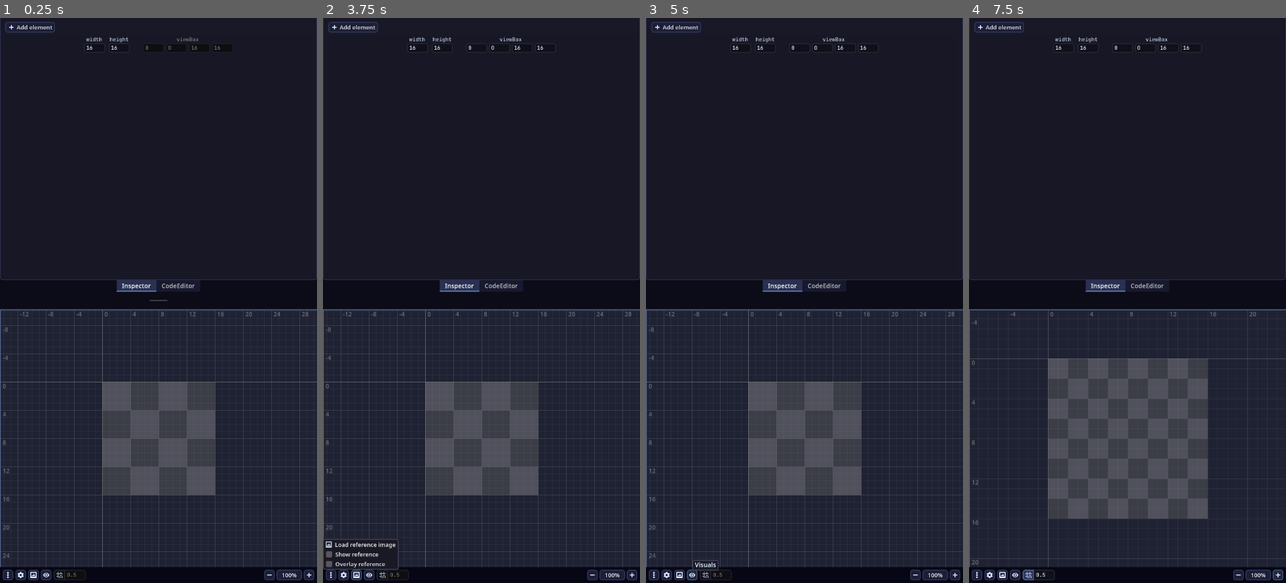
Above: before the commit, frames 1-4 (left to right).
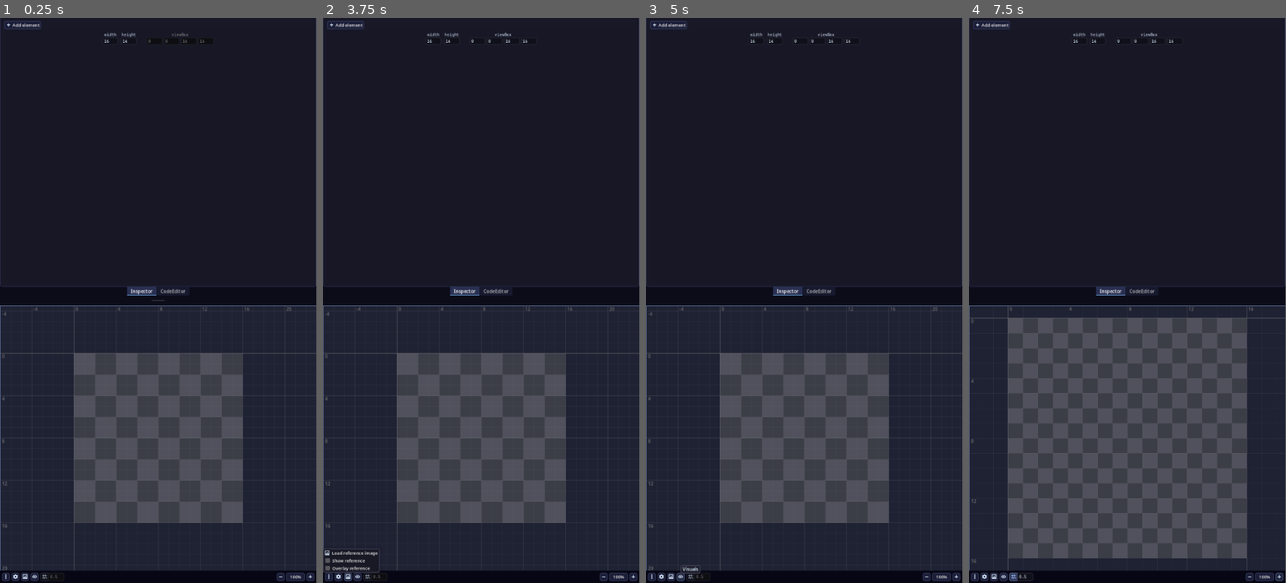
Above: after the commit, the same moments.

Repository: syntaxerror247/VectorTouch
Game: Godot game, scene res://src/portrait_ui/editor_scene.tscn
Same seed, same stepped clock (60 frames per second), same inputs: the game is played once before the commit and once after it.
Inputs (mouse positions are in pixels of both pictures, inside the frame that each line leads up to; where the layout moved, square brackets give the same spot in the first picture):
- Up to frame 1 (0.25 s): no input
- Up to frame 2 (3.75 s): click "Add element" at 0.5 s; click "width" at 1.25 s; click "height" at 2 s; click "viewBox" at 2.75 s; click (348, 577) [357, 577] at 3.5 s
- Up to frame 3 (5 s): click (680, 577) [693, 577] at 4.25 s
- Up to frame 4 (7.5 s): click (1013, 577) [1029, 577] at 5 s; click (1251, 577) [1238, 577] at 5.75 s; click "100%" at 6.5 s; click (1279, 577) at 7.25 s
The window is 450x800 before the commit and 449x800 after it. Grey fills any space a smaller window leaves; there, only what the larger window draws over its background counts as a difference.

The runs differ from the first frame. In frame 1, 12% of the frame differs, in the area x 0-100%, y 0-100%; in frame 2, 12%; in frame 3, 12%; in frame 4, 21%.

Commit message:
Fix UI scaling

Diff:
--- a/src/autoload/HandlerGUI.gd
+++ b/src/autoload/HandlerGUI.gd
@@ -259,36 +259,12 @@
 	var window := get_window()
 	if not window.is_node_ready():
 		await window.ready
-	var old_scale_factor := window.content_scale_factor
-
-	# Get window size without the decorations.
-	var usable_screen_size := Vector2i(DisplayServer.screen_get_usable_rect(
-			DisplayServer.window_get_current_screen()).size -\
-			window.get_size_with_decorations() + window.size)
-
-	# Presumably the default size would always be enough for the contents.
-	var window_default_size := Vector2i(
-			ProjectSettings.get_setting("display/window/size/viewport_width"),
-			ProjectSettings.get_setting("display/window/size/viewport_height"))
-
-	# How much can the default size be increased before it takes all usable screen space.
-	var max_expansion := Vector2(usable_screen_size) / Vector2(window_default_size)
-	var max_scale := snappedf(minf(max_expansion.x, max_expansion.y) - 0.125, 0.25)
-	if OS.get_name() == "Android":
-		# This is a temporary fix for smaller UI scale on Android.
-		# TODO Update this logic after moving to Godot 4.4
-		max_scale *= 1.1
-	var final_scale := minf(Configs.savedata.ui_scale * _calculate_auto_scale(), max_scale)
-	var resize_factor := final_scale / old_scale_factor
-
-	if not OS.get_name() in ["Android", "Web"]:
-		# TODO Check later if this workaround is still necessary for Windows.
-		if OS.get_name() != "Windows" or window.mode == Window.MODE_WINDOWED:
-			# The window's minimum size can mess with the size change, so we set it to zero.
-			window.min_size = Vector2i.ZERO
-			window.size *= resize_factor
-		window.min_size = window_default_size * final_scale
-	window.content_scale_factor = final_scale
+	if Configs.savedata.auto_ui_scale:
+		window.content_scale_factor = _calculate_auto_scale()
+	else:
+		var final_scale := minf(Configs.savedata.ui_scale, 4.0)
+		window.content_scale_factor = final_scale
+
 
 func open_update_checker() -> void:
 	var confirmation_dialog = ConfirmDialog.instantiate()
@@ -325,44 +301,25 @@
 				Translator.translate("Export"), FileUtils.open_export_dialog.bind(svg_export_data))
 
 func _calculate_auto_scale() -> float:
-	if not Configs.savedata.auto_ui_scale:
-		return 1.0
-
-	# Credit: Godots (MIT, by MakovWait and contributors)
-
-	var screen := DisplayServer.window_get_current_screen()
-	if DisplayServer.screen_get_size(screen) == Vector2i():
-		return 1.0
-
-	# Use the smallest dimension to use a correct display scale on portrait displays.
-	var smallest_dimension := mini(DisplayServer.screen_get_size(screen).x,
-			DisplayServer.screen_get_size(screen).y)
-
-	var dpi :=  DisplayServer.screen_get_dpi(screen)
-	if dpi != 72:
-		if dpi < 72:
-			return 0.75
-		elif dpi <= 96:
-			return 1.0
-		elif dpi <= 120:
-			return 1.25
-		elif dpi <= 160:
-			return 1.5
-		elif dpi <= 200:
-			return 2.0
-		elif dpi <= 240:
-			return 2.5
-		elif dpi <= 320:
-			return 3.0
-		elif dpi <= 480:
-			return 4.0
-		else:  # dpi > 480
-			return 5.0
-	elif smallest_dimension >= 1700:
-		# Likely a hiDPI display, but we aren't certain due to the returned DPI.
-		# Use an intermediate scale to handle this situation.
-		return 1.5
-	return 1.0
+	var dpi := DisplayServer.screen_get_dpi(DisplayServer.window_get_current_screen())
+
+	if dpi <= 120:
+		return 0.75  # ldpi
+	elif dpi <= 160:
+		return 1.0  # mdpi (baseline)
+	elif dpi <= 240:
+		return 1.5  # hdpi
+	elif dpi <= 320:
+		return 2.0  # xhdpi
+	elif dpi <= 480:
+		return 3.0  # xxhdpi
+	elif dpi <= 640:
+		return 4.0  # xxxhdpi
+	else:
+		return 5.0  # Beyond xxxhdpi
+
+	return 1.0  # Default fallback scale
+
 
 # Helpers
 
--- a/src/portrait_ui/editor_scene.tscn
+++ b/src/portrait_ui/editor_scene.tscn
@@ -18,7 +18,7 @@
 script = ExtResource("1_o7lif")
 
 [node name="PanelContainer" type="PanelContainer" parent="."]
-custom_minimum_size = Vector2(360, 0)
+custom_minimum_size = Vector2(300, 0)
 layout_mode = 2
 size_flags_horizontal = 3
 size_flags_vertical = 3
@@ -26,8 +26,7 @@
 [node name="HSplitContainer" type="VSplitContainer" parent="PanelContainer"]
 layout_mode = 2
 size_flags_horizontal = 3
-theme_override_constants/separation = 40
-theme_override_constants/minimum_grab_thickness = 30
+theme_override_constants/separation = 30
 theme_override_styles/split_bar_background = SubResource("StyleBoxFlat_mt61i")
 
 [node name="TabContainer" type="TabContainer" parent="PanelContainer/HSplitContainer"]
@@ -50,3 +49,6 @@
 unique_name_in_owner = true
 layout_mode = 2
 size_flags_vertical = 3
+
+[node name="MarginContainer" type="MarginContainer" parent="."]
+layout_mode = 2
--- a/src/ui_parts/code_editor.tscn
+++ b/src/ui_parts/code_editor.tscn
@@ -34,6 +34,7 @@
 corner_radius_bottom_left = 5
 
 [node name="CodeEditor" type="VBoxContainer"]
+custom_minimum_size = Vector2(0, 90)
 theme_override_constants/separation = 0
 script = ExtResource("1_nffk0")
 
@@ -99,7 +100,7 @@
 theme_override_constants/separation = -2
 
 [node name="SVGCodeEdit" type="TextEdit" parent="ScriptEditor"]
-custom_minimum_size = Vector2(0, 96)
+custom_minimum_size = Vector2(0, 80)
 layout_mode = 2
 size_flags_horizontal = 3
 size_flags_vertical = 3
--- a/src/ui_parts/display.tscn
+++ b/src/ui_parts/display.tscn
@@ -39,7 +39,7 @@
 size_flags_vertical = 3
 
 [node name="ViewportContainer" type="SubViewportContainer" parent="ViewportPanel"]
-custom_minimum_size = Vector2(450, 0)
+custom_minimum_size = Vector2(300, 0)
 layout_mode = 2
 size_flags_vertical = 3
 stretch = true
--- a/src/ui_parts/inspector.tscn
+++ b/src/ui_parts/inspector.tscn
@@ -7,6 +7,7 @@
 [ext_resource type="Script" uid="uid://27atmrvxgbjt" path="res://src/ui_parts/move_to_overlay.gd" id="5_otlmf"]
 
 [node name="Inspector" type="Container"]
+custom_minimum_size = Vector2(0, 90)
 anchors_preset = 15
 anchor_right = 1.0
 anchor_bottom = 1.0
@@ -34,7 +35,7 @@
 icon = ExtResource("3_vo6hf")
 
 [node name="ElementContainer" type="Control" parent="."]
-custom_minimum_size = Vector2(0, 240)
+custom_minimum_size = Vector2(0, 80)
 layout_mode = 2
 size_flags_vertical = 3
 script = ExtResource("3_qeptj")
